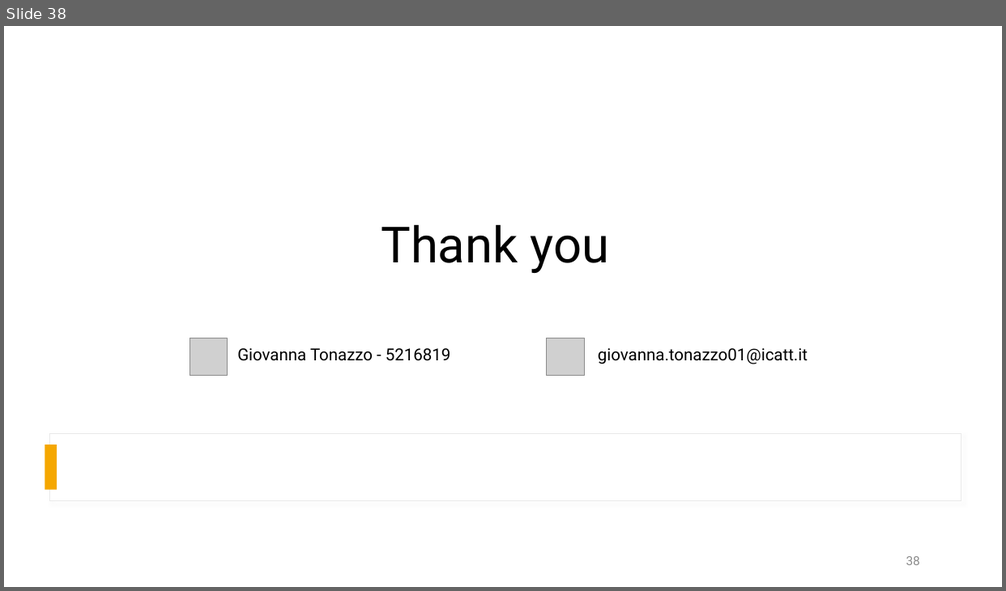
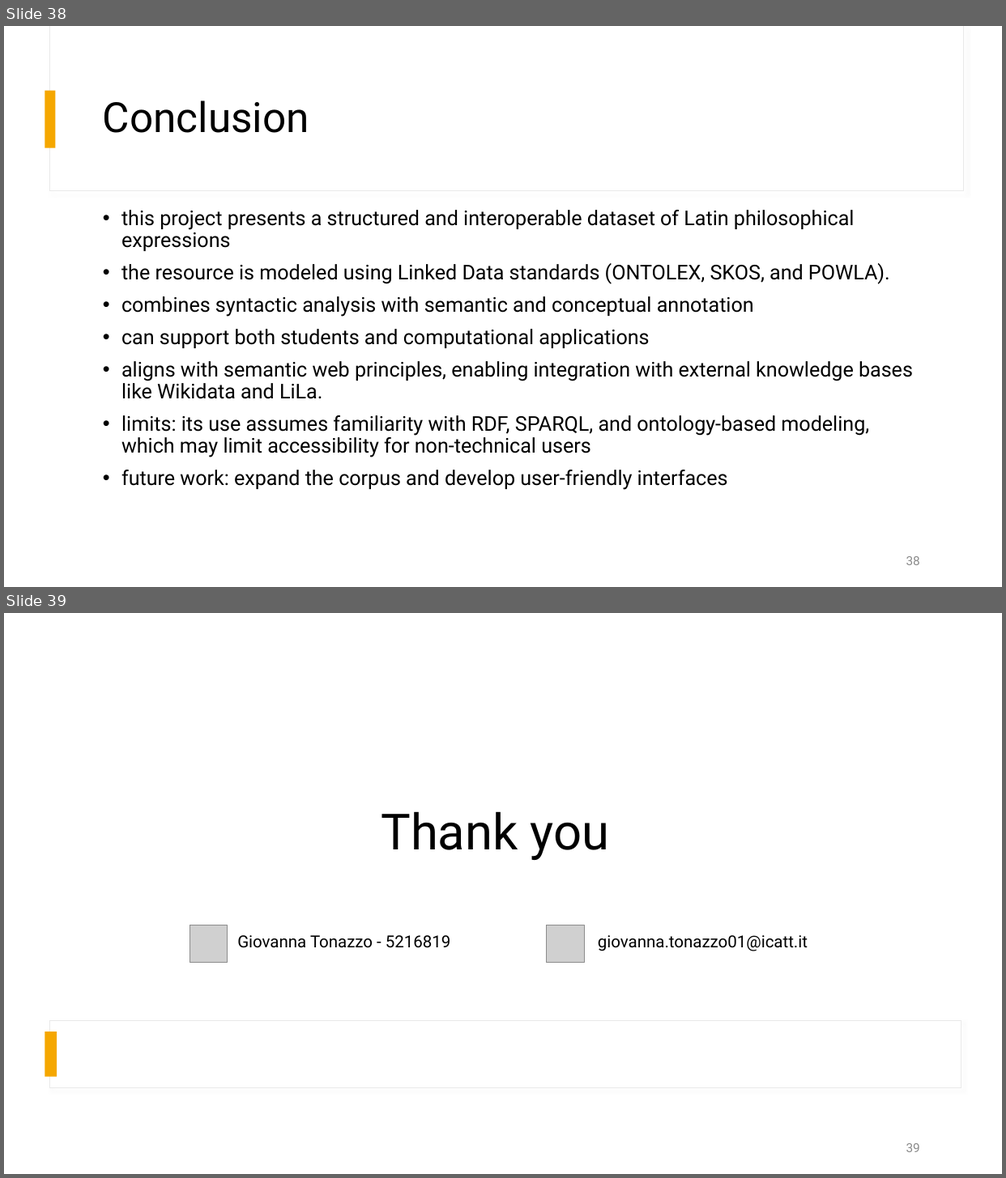
Before and after one commit to tonazzog/PhiloLatin, a slide deck: Linking Latin Philosophical Expressions.pptx. Shown one above the other, each under a label of ours: slide 38 before the commit, slides 38 and 39 after it. The pictures are 1006x591 and 1006x1178 pixels, drawn with LibreOffice and Linux fonts; fonts in the diff are those of the drawing; grey boxes stand for pictures. Boxes give left, top, right and bottom in pixels: in the first picture for what was removed or moved away, otherwise in the second. Text is boxed around its words. In the diff, an @@ line names an element or a change of style, - is before the commit and + after.

Commit message:
Add conclusion to presentation

```diff
--- a/Linking Latin Philosophical Expressions.pptx
+++ b/Linking Latin Philosophical Expressions.pptx
@@ slide 38 added at <box>4,26,1002,587</box>, background #FFFFFF @@
@@ rectangle added at <box>49,26,964,191</box>, fill #FFFFFF, outline #E9E9E9 0.75 pt @@
@@ rectangle added at <box>45,90,56,148</box>, fill #F5A700 @@
@@ title added at <box>103,101,309,133</box>, 40 pt, text #000000 @@
+Conclusion
@@ text added at <box>121,210,913,490</box>, 19.6 pt, text #000000 @@
+• this project presents a structured and interoperable dataset of Latin philosophical expressions
+• the resource is modeled using Linked Data standards (ONTOLEX, SKOS, and POWLA).
+• combines syntactic analysis with semantic and conceptual annotation
+• can support both students and computational applications
+• aligns with semantic web principles, enabling integration with external knowledge bases like Wikidata and LiLa.
+• limits: its use assumes familiarity with RDF, SPARQL, and ontology-based modeling, which may limit accessibility for non-technical users
+• future work: expand the corpus and develop user-friendly interfaces
@@ page number added at <box>906,557,920,565</box>, 12 pt, text #8C8C8C @@
+38
@@ what was slide 38 is now slide 39 @@
```
Also in this commit, not shown: 1 other slide added, 1 slide removed, 1 other file.
